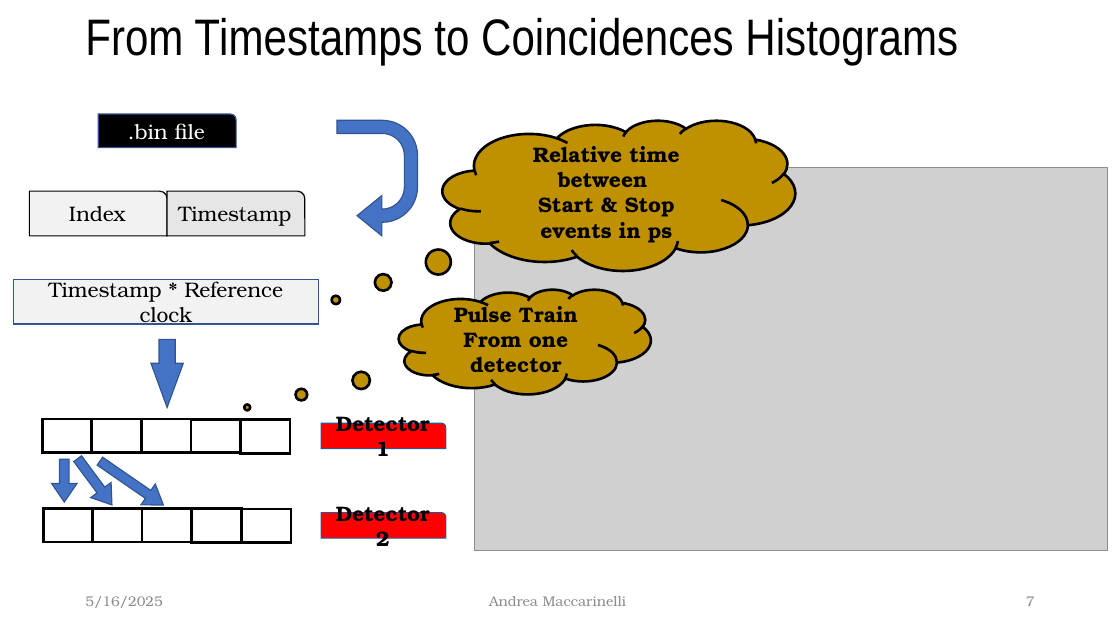
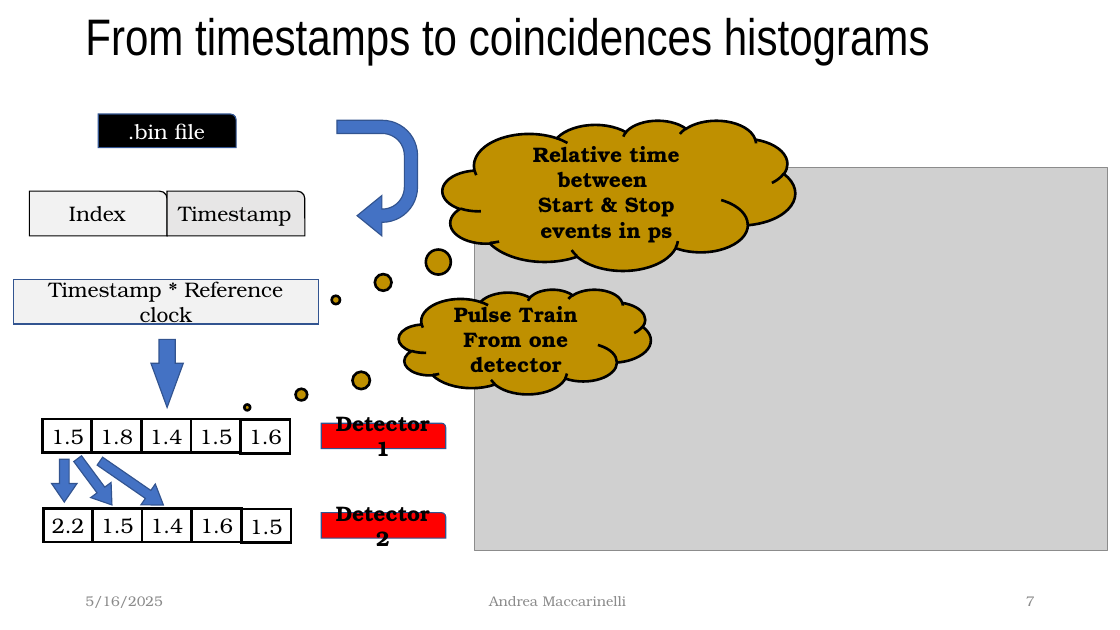
Before and after one commit to McMysterio23/MSc-Project, a slide deck: slide 7 of Midterm_Presentation/The effect of temporal jitter on single photon_v01_WL.pptx. Drawn at 1120x630 pixels with LibreOffice and Linux fonts; fonts in the diff are those of the drawing; grey boxes stand for pictures. Boxes give left, top, right and bottom in pixels: in the first picture for what was removed or moved away, otherwise in the second. Text is boxed around its words. In the diff, an @@ line names an element or a change of style, - is before the commit and + after.

```diff
--- a/Midterm_Presentation/The effect of temporal jitter on single photon_v01_WL.pptx
+++ b/Midterm_Presentation/The effect of temporal jitter on single photon_v01_WL.pptx
@@ title at <box>85,17,930,65</box>: text changed @@
-From Timestamps to Coincidences Histograms
+From timestamps to coincidences histograms
@@ rectangle "1.5" at <box>191,419,240,453</box>: rotation 180 to 0 degrees @@
@@ text in rectangle at <box>51,429,84,445</box>: text added @@
+1.5
@@ text in rectangle at <box>100,429,133,445</box>: text added @@
+1.8
@@ text in rectangle at <box>150,429,183,444</box>: text added @@
+1.4
@@ text in rectangle at <box>199,429,232,445</box>: text added @@
+1.5
@@ text in rectangle at <box>249,429,282,445</box>: text added @@
+1.6
@@ rectangle "1.6" at <box>192,509,241,543</box>: rotation 180 to 0 degrees @@
@@ text in rectangle at <box>52,518,85,533</box>: text added @@
+2.2
@@ text in rectangle at <box>101,518,134,534</box>: text added @@
+1.5
@@ text in rectangle at <box>150,518,183,534</box>: text added @@
+1.4
@@ text in rectangle at <box>200,518,233,534</box>: text added @@
+1.6
@@ text in rectangle at <box>250,519,283,535</box>: text added @@
+1.5
```
Also in this commit, not shown: 10 other slides changed, 1 slide removed.
